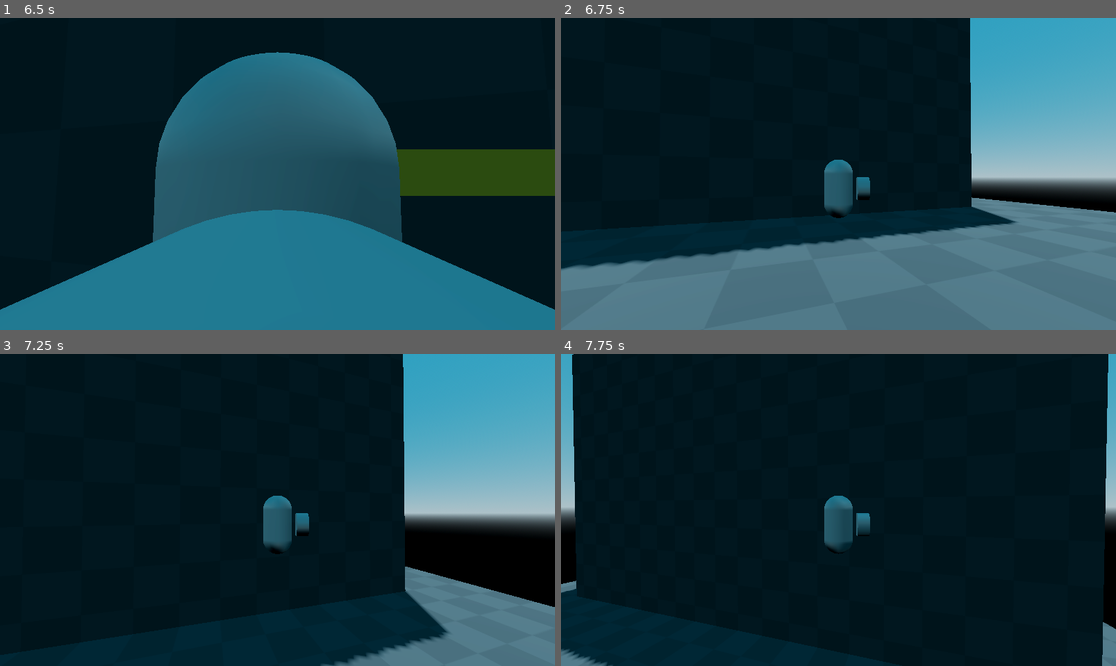
Above: before the commit, frames 1-4 (two rows, left to right).
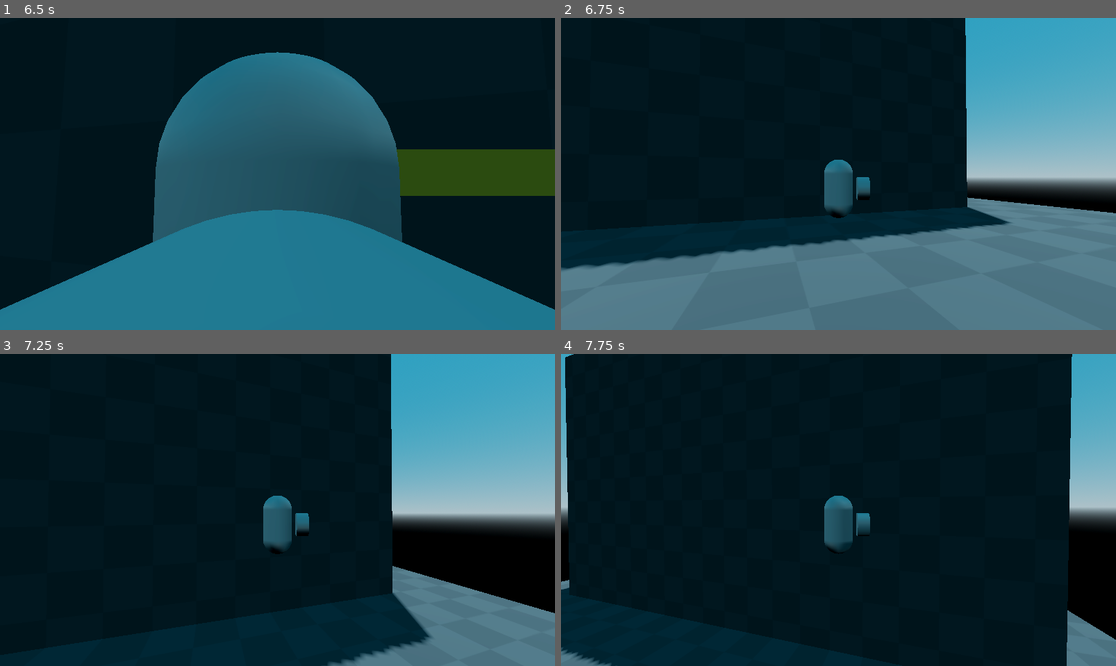
Above: after the commit, the same moments.

Repository: Albertoie710231/Godot_4_test
Game: Godot game, scene res://world.tscn
The game is run twice, just before and just after one commit, with the same random seed, the same clock (stepped at 60 frames per second) and the same inputs.
Inputs (mouse positions are in pixels of both pictures, inside the frame that each line leads up to):
- Up to frame 1 (6.5 s): move the mouse to (305, 174) at 0.52 s; press the mouse at (305, 174) at 0.53 s; hold W (move_forward) 0.53-5.78 s; tap Space (jump) at 0.77, 1.52, 3.02, 3.77, 4.52, 6.02 s; move the mouse to (249, 174) at 1.27 s; release the mouse at (249, 174) at 1.28 s; click (249, 174) at 1.35 s; move the mouse to (288, 167) at 2.02 s; press the mouse at (288, 167) at 2.03 s; move the mouse to (271, 180) at 2.77 s; release the mouse at (271, 180) at 2.78 s; click (271, 180) at 2.85 s; move the mouse to (316, 177) at 3.52 s; press the mouse at (316, 177) at 3.53 s; move the mouse to (233, 170) at 4.27 s; release the mouse at (233, 170) at 4.28 s; click (233, 170) at 4.35 s; move the mouse to (283, 174) at 5.02 s; press the mouse at (283, 174) at 5.03 s; move the mouse to (255, 167) at 5.77 s; release the mouse at (255, 167) at 5.78 s; hold D (move_right) from 5.78 s (still down); click (255, 167) at 5.85 s
- Up to frame 2 (6.75 s): tap Enter at 6.5 s; move the mouse to (866, 174) at 6.52 s; release D (move_right) at 6.53 s; press the mouse at (866, 174) at 6.53 s; hold W (move_forward) from 6.53 s (still down)
- Up to frame 3 (7.25 s): keep holding W (move_forward); tap Space (jump) at 6.77 s
- Up to frame 4 (7.75 s): keep holding W (move_forward); move the mouse to (810, 510) at 7.27 s; release the mouse at (810, 510) at 7.28 s; click (810, 510) at 7.35 s; tap Space (jump) at 7.52 s

Frame 1 is identical in both runs. In frame 2, 0.8% of the frame differs, in the area x 0-100%, y 0-81%; in frame 3, 2.7%; in frame 4, 7.4%, in the area x 0-100%, y 0-100%.
Error before the commit: Invalid call. Nonexistent function 'set_linear_velocity' in base 'CSGCombiner3D'. (res://characters/sweeper.gd:52)

Commit message:
More stable physics.

Diff:
--- a/TrashBall.tscn
+++ b/TrashBall.tscn
@@ -25,10 +25,6 @@
 disabled = true
 
 [node name="Timer" type="Timer" parent="."]
-wait_time = 0.2
-one_shot = true
-
-[node name="Timer2" type="Timer" parent="."]
 wait_time = 10.0
 one_shot = true
 
--- a/TrashCan.gd
+++ b/TrashCan.gd
@@ -1,6 +1,8 @@
 extends RigidBody3D
 
 var shoot : bool = false
+
+@onready var own_collision = $Area3D
 
 func shoot_trash() -> void:
 	get_node("Area3D/CollisionShape3DArea").disabled = false
@@ -8,29 +10,28 @@
 	get_node(".").set_collision_layer_value(1, false)
 	get_node("Area3D").set_collision_layer_value(1, false)
 	$Timer.start()
-	$Timer2.start()
 	shoot = true
 
 
 func _integrate_forces(state) -> void:
 	if shoot:
-		if $Timer.get_time_left() == 0.0:
+		if $Timer.get_time_left() == 0.0 or state.get_angular_velocity() != Vector3.ZERO:
 			get_node(".").set_collision_layer_value(1, true)
 			get_node("Area3D").set_collision_layer_value(1, true)
 			get_node("Area3D/CollisionShape3DArea").set_deferred("Disabled", true)
-		if $Timer2.get_time_left() == 0.0:
 			get_node(".").set_gravity_scale(1.0)
 			shoot = false
 		state.apply_force(-transform.basis.z * 100, transform.basis.z)
 
 
-
 func _on_area_3d_body_entered(body):
 	if body.is_in_group("Enemy"):
 		queue_free()
-	elif not body.is_in_group("bodies"):
-		get_node(".").set_collision_layer_value(1, true)
-		get_node("Area3D").set_collision_layer_value(1, true)
-		get_node("Area3D/CollisionShape3DArea").set_deferred("Disabled", true)
-		get_node(".").set_gravity_scale(1.0)
-		shoot = false
+	elif body.get_parent().get_name() != "SpawnTrash":
+		if body.get_parent().get_name() != "Sweeper":
+			print(body.get_parent().get_name())
+			get_node(".").set_collision_layer_value(1, true)
+			get_node("Area3D").set_collision_layer_value(1, true)
+			get_node("Area3D/CollisionShape3DArea").set_deferred("Disabled", true)
+			get_node(".").set_gravity_scale(1.0)
+			shoot = false
--- a/TrashCan.tscn
+++ b/TrashCan.tscn
@@ -27,10 +27,6 @@
 disabled = true
 
 [node name="Timer" type="Timer" parent="."]
-wait_time = 0.2
-one_shot = true
-
-[node name="Timer2" type="Timer" parent="."]
 wait_time = 10.0
 one_shot = true
 
--- a/characters/player.tscn
+++ b/characters/player.tscn
@@ -13,7 +13,7 @@
 material = SubResource("StandardMaterial3D_v2aw8")
 size = Vector3(0.2, 0.2, 1.5)
 
-[node name="Player" type="CharacterBody3D" groups=["bodies"]]
+[node name="Player" type="CharacterBody3D" groups=["Player"]]
 script = ExtResource("1_gcwwj")
 
 [node name="CollisionShape3D" type="CollisionShape3D" parent="."]
--- a/characters/sweeper.gd
+++ b/characters/sweeper.gd
@@ -43,17 +43,18 @@
 				_pivot_remote_camera.rotation.y = wrapf(_pivot_remote_camera.rotation.y, deg_to_rad(0), deg_to_rad(360))
 
 	elif Input.is_action_just_released("click"):
+		_area_collision.disabled = true
 		if _timer.get_time_left() != 0.0:
 			shoot()
 		if sweep_signal_flag == false:
 			sweep_signal.emit()
 
 		if _ray_cast.get_collider():
-			_ray_cast.get_collider().set_linear_velocity(Vector3.ZERO)
-			_ray_cast.get_collider().set_angular_velocity(Vector3.ZERO)
-			_ray_cast.get_collider().set_constant_force(Vector3.ZERO)
+			if _ray_cast.get_collider().get_class() == "RigidBody3D":
+				_ray_cast.get_collider().set_linear_velocity(Vector3.ZERO)
+				_ray_cast.get_collider().set_angular_velocity(Vector3.ZERO)
+				_ray_cast.get_collider().set_constant_force(Vector3.ZERO)
 		#Input.stop_joy_vibration(0)
-		_area_collision.disabled = true
 		_remote_tranform_camera.rotation.x = 0.0
 		_remote_tranform_camera.rotation.y = 0.0
 		timeout_flag = false
--- a/world.gd
+++ b/world.gd
@@ -1,4 +1,8 @@
 extends Node3D
 
 func _on_area_3d_body_exited(body):
+	if body.get_class() == "RigidBody3D":
+		body.set_linear_velocity(Vector3.ZERO)
+		body.set_angular_velocity(Vector3.ZERO)
+		body.set_constant_force(Vector3.ZERO)
 	body.global_transform.origin = Vector3(0,3,0)
